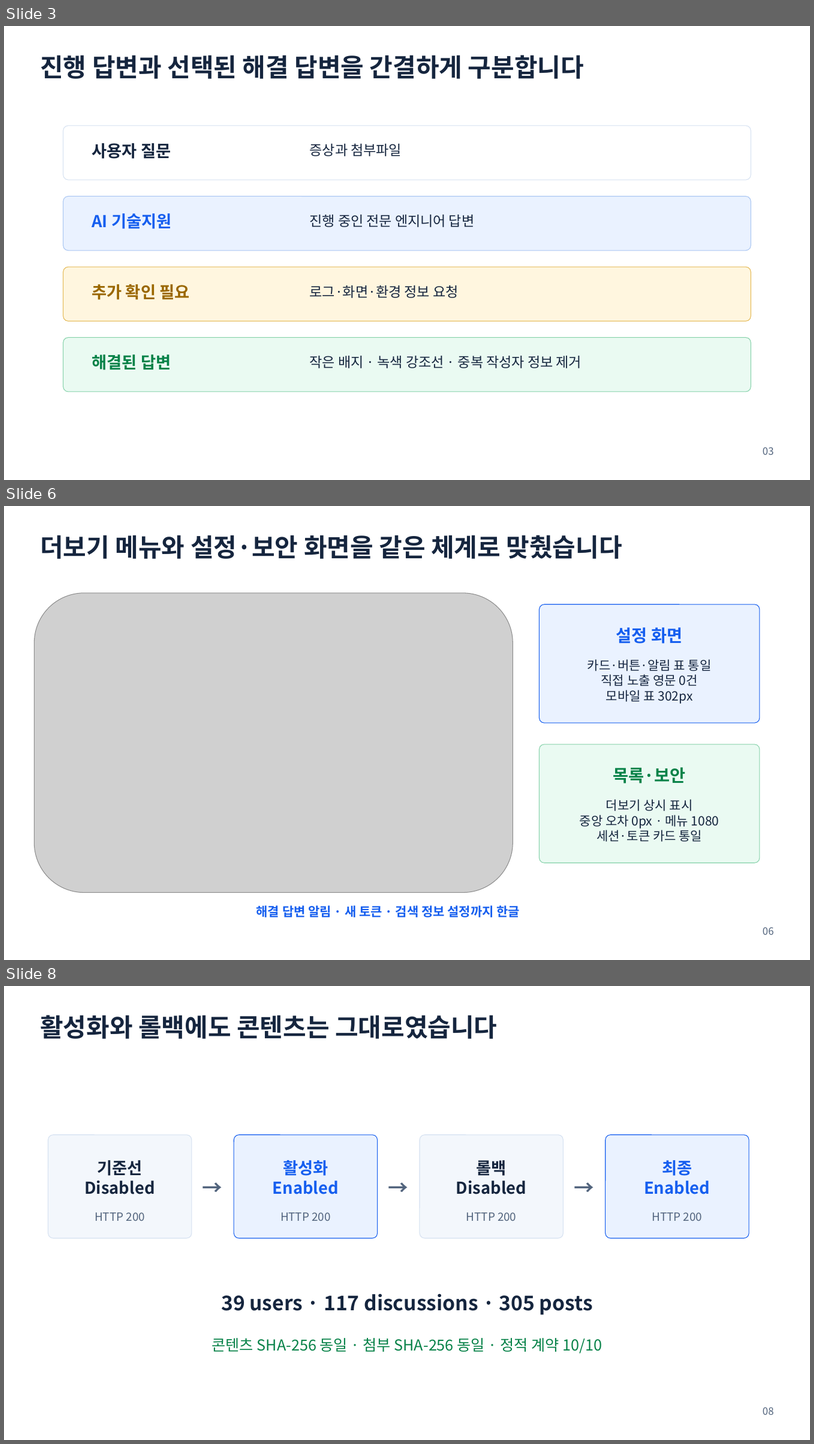
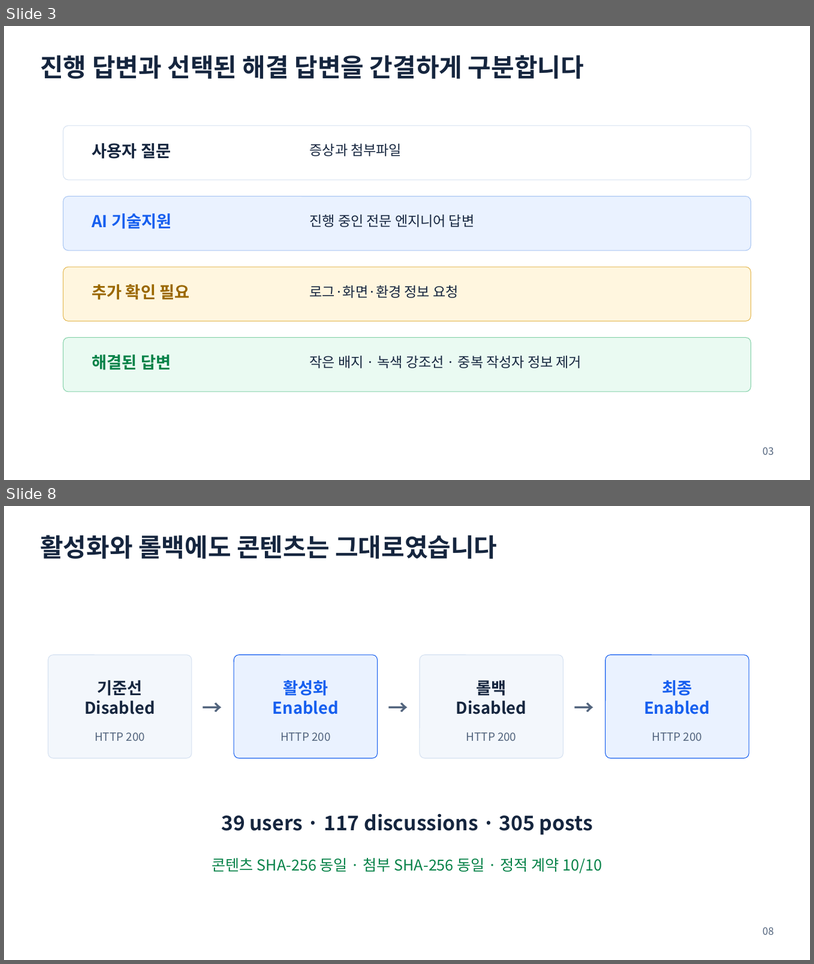
Before and after one commit to ablecloud-team/ablestack-techflow, a slide deck: output/presentation/techflow-community-ui-modernization.pptx. Shown one above the other, each under a label of ours: slides 3, 6 and 8 before the commit, slides 3 and 8 after it; the slides between them are not shown. The pictures are 814x1444 and 814x964 pixels, drawn with LibreOffice and Linux fonts; fonts in the diff are those of the drawing; grey boxes stand for pictures. Boxes give left, top, right and bottom in pixels: in the first picture for what was removed or moved away, otherwise in the second. Text is boxed around its words. In the diff, an @@ line names an element or a change of style, - is before the commit and + after.

```diff
--- a/output/presentation/techflow-community-ui-modernization.pptx
+++ b/output/presentation/techflow-community-ui-modernization.pptx
@@ slide 6 removed at [4,506,810,960], background #FFFFFF @@
@@ text removed at [40,535,623,559] @@
-더보기 메뉴와 설정·보안 화면을 같은 체계로 맞췄습니다
@@ picture removed at [34,593,513,892] @@
@@ rounded rectangle removed at [539,604,760,723] @@
@@ text removed at [617,627,683,643] @@
-설정 화면
@@ text removed at [588,659,712,703] @@
-카드·버튼·알림 표 통일
-직접 노출 영문 0건
-모바일 표 302px
@@ rounded rectangle removed at [539,744,760,863] @@
@@ text removed at [614,767,686,783] @@
-목록·보안
@@ text removed at [580,799,720,841] @@
-더보기 상시 표시
-중앙 오차 0px · 메뉴 1080
-세션·토큰 카드 통일
@@ text removed at [257,905,521,917] @@
-해결 답변 알림 · 새 토큰 · 검색 정보 설정까지 한글
@@ text removed at [763,927,774,934] @@
-06
```
Also in this commit, not shown: 5 slides changed, 1 slide added, 13 other files.
